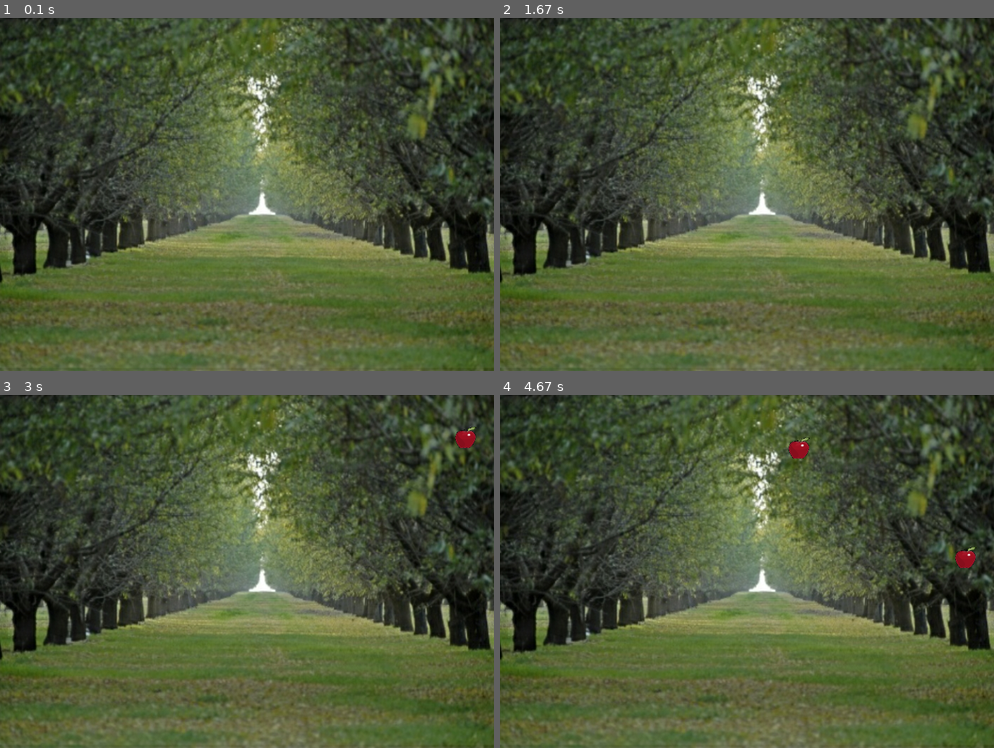
Above: before the commit, frames 1-4 (two rows, left to right).
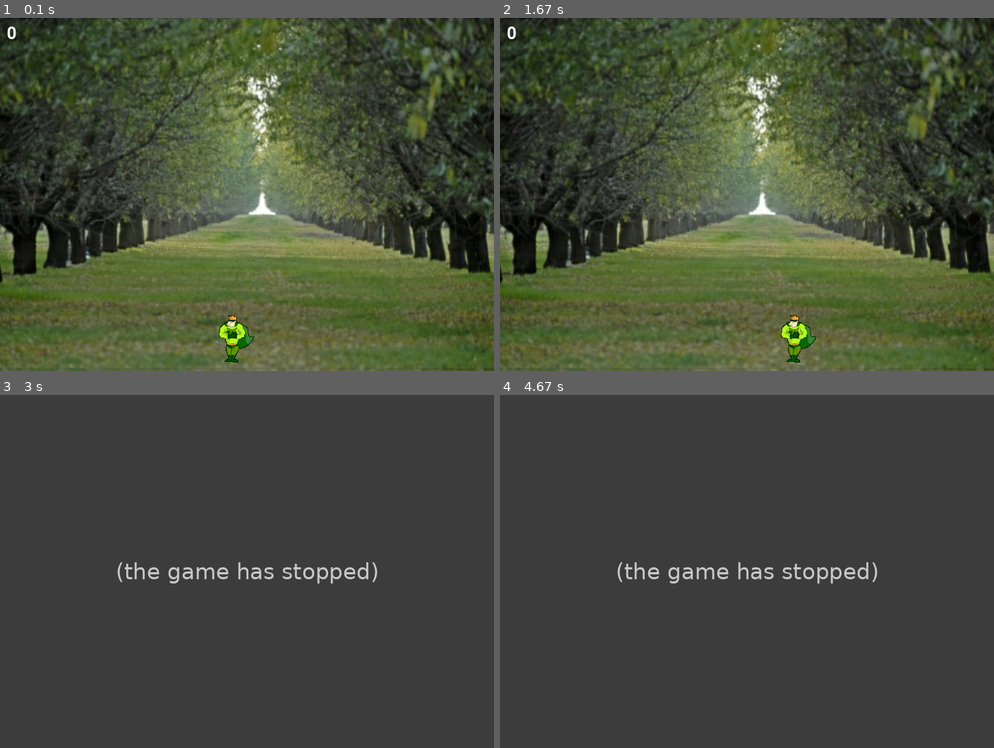
Above: after the commit, the same moments.

Repository: Carine-SHS-Digital-Tech/dodge-pygame-HughNelson
Game: pygame game, started from main.py
Two runs of this game, one before a commit and one after it. Both use one fixed random seed, a clock stepped at 60 frames per second and the inputs below.
Inputs:
- Up to frame 1 (0.1 s): no input
- Up to frame 2 (1.67 s): hold Right 0.33-0.8 s; hold Right 0.83-1.3 s; hold Left from 1.33 s (still down)
- Up to frame 3 (3 s): release Left at 1.87 s; hold Left 1.9-2.3 s
- Up to frame 4 (4.67 s): no input

The runs differ from the first frame. In frame 1, 0.5% of the frame differs, in the area x 1-52%, y 2-98%; in frame 2, 0.5%; in frame 3, 76%; in frame 4, 76%, in the area x 0-100%, y 0-100%.
Error after the commit: ValueError: empty range for randrange() (0, -29, -29) (main.py line 15); the game stopped at 2.55 s (later frames are placeholders)

Commit message:
finished the task

Diff:
--- a/main.py
+++ b/main.py
@@ -7,48 +7,88 @@
     def __init__(self):
         pygame.sprite.Sprite.__init__(self)
         self.timecreated = pygame.time.get_ticks() # Time object is created
-        self.image = pygame.Surface([30,30]) # creates surface
+        self.image = pygame.Surface([0,30]) # creates surface
         self.image.set_colorkey(black) # makes in transparent
 
         self.rect = self.image.get_rect()
         self.rect.x = random.randint(0,670)
-        self.rect.y = 0
+        self.rect.y = random.randint(0,-30)
 
     def setImage(self, graphicSelected):
         allFallingObjectsImage = pygame.image.load(graphicSelected)
         self.image.blit(allFallingObjectsImage,(0,0))
 
+
     def moveFallingObjects(self, distance):
         if self.rect.y <= 670:
             self.rect.y = self.rect.y  + distance
 
-    def deleteFallingObjects(self):
+    def deleteFallingObjects(self, oldscore):
         if self.rect.y > 470:
             self.kill()
+            newscore = oldscore + 1
+            return newscore
+        else:
+            return oldscore
 
 class Character(pygame.sprite.Sprite):
     def __init__(self):
         pygame.sprite.Sprite.__init__(self)
+        self.image = pygame.Surface([50,68])
+        self.image.set_colorkey(black)
+
+        self.rect = self.image.get_rect()
+        self.rect.x = 310
+        self.rect.y = 420
+
+        self.image.blit(pygame.image.load("Superhero.png"),(0,0))
+
+    def moveCharacter(self,movement):
+        if self.rect.x >= 5 and self.rect.x <= 645:
+            self.rect.x = self.rect.x + movement
+        if self.rect.x < 5:
+            self.rect.x = 5
+        if self.rect.x > 645:
+            self.rect.x = 645
+
+
+
 pygame.init()                               # Pygame is initialised (starts running)
 
 screen = pygame.display.set_mode([700,500]) # Set the width and height of the screen [width,height]
-pygame.display.set_caption("dodge")       # Name your window
+pygame.display.set_caption("Dodge")       # Name your window
 background = pygame.image.load("OrchardBackground.jpg").convert()
 done = False                                # Loop until the user clicks the close button.
 clock = pygame.time.Clock()                 # Used to manage how fast the screen updates
 black    = (0, 0, 0)                 # Define some colors using rgb values.  These can be
 white    = ( 255, 255, 255)                 # used throughout the game instead of using rgb values.
+font = pygame.font.Font(None, 36)
 speed = 10
 # Define additional Functions and Procedures here
 allFallingObjects = pygame.sprite.Group()
 
 nextApple = pygame.time.get_ticks() + 2500
+
+charactersGroup = pygame.sprite.Group()
+character = Character()
+charactersGroup.add(character)
+
+movement = 0
+
+score = 0
 # -------- Main Program Loop -----------
 while not done:
 
     for event in pygame.event.get():        # Check for an event (mouse click, key press)
         if event.type == pygame.QUIT:       # If user clicked close window
             done = True                     # Flag that we are done so we exit this loop
+        if event.type == pygame.KEYDOWN:
+            if event.key == pygame.K_LEFT:
+                movement = -8
+            if event.key == pygame.K_RIGHT:
+                movement = 8
+        if event.type == pygame.KEYUP:
+            movement = 0
 
     # Update sprites here
     if pygame.time.get_ticks() > nextApple:
@@ -61,10 +101,19 @@
 
     for eachObject in (allFallingObjects.sprites()):
         eachObject.moveFallingObjects(5)
+        #eachObject.deleteFallingObjects()
 
-        eachObject.deleteFallingObjects()
+        score = eachObject.deleteFallingObjects(score)
+    character.moveCharacter(movement)
+
+    collisions = pygame.sprite.groupcollide(allFallingObjects,charactersGroup,False,False)
+    if len(collisions)>0:
+        done = True
     screen.blit(background, [0,0])
     allFallingObjects.draw(screen)
+    charactersGroup.draw(screen)
+    textImg = font.render(str(score),1, white)
+    screen.blit(textImg, (10,10))
     pygame.display.flip()                   # Go ahead and update the screen with what we've drawn.
     clock.tick(20)                          # Limit to 20 frames per second
 
